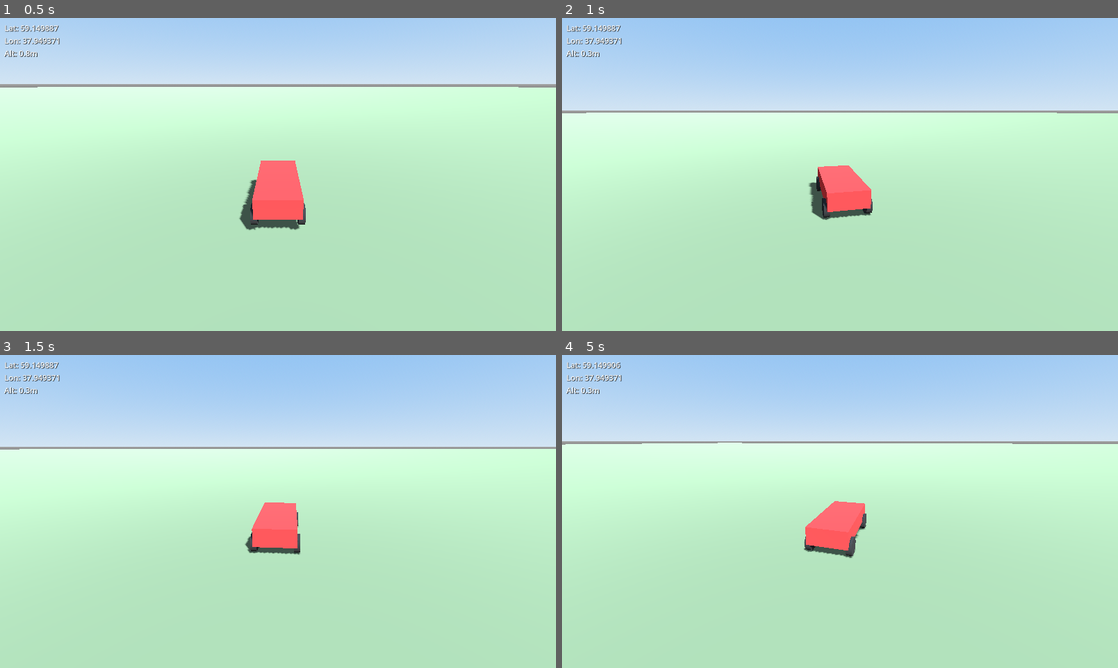
Above: before the commit, frames 1-4 (two rows, left to right).
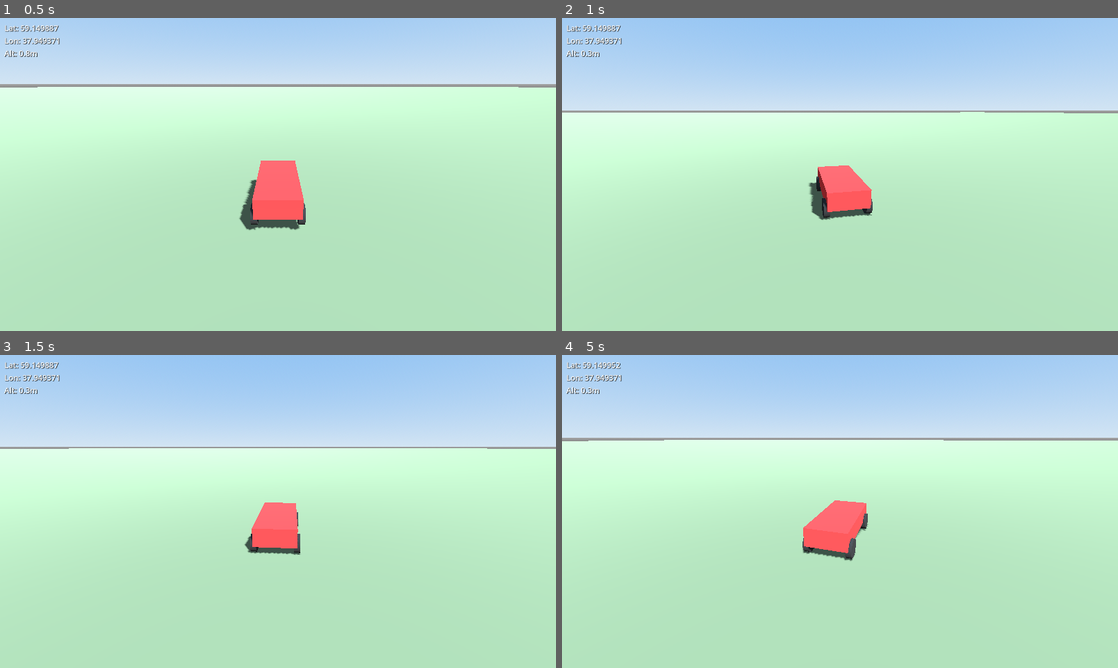
Above: after the commit, the same moments.

Repository: Krupnikas/osm-racing
Game: Godot game, scene res://main.tscn
The game is run twice, just before and just after one commit, with the same random seed, the same clock (stepped at 60 frames per second) and the same inputs.
Inputs (mouse positions are in pixels of both pictures, inside the frame that each line leads up to):
- Up to frame 1 (0.5 s): no input
- Up to frame 2 (1 s): tap Enter (ui_accept) at 0.5, 0.77 s; move the mouse to (867, 174) at 0.52 s; hold Up (ui_up) from 0.53 s (still down)
- Up to frame 3 (1.5 s): keep holding Up (ui_up); move the mouse to (250, 511) at 1.27 s
- Up to frame 4 (5 s): keep holding Up (ui_up); tap Enter (ui_accept) at 1.52, 3.02, 3.5, 3.77, 4.52 s; move the mouse to (851, 505) at 2.02 s; move the mouse to (834, 517) at 2.77 s; move the mouse to (878, 514) at 3.52 s; move the mouse to (795, 508) at 4.27 s

Frame 1 is identical in both runs. In frame 2, less than 0.1% of the frame differs, in the area x 0-91%, y 30-65%; in frame 3, 0.2%; in frame 4, 2.1%, in the area x 0-100%, y 2-66%.

Commit message:
Add server fallback, improve car power, add tests and docs
- Add multiple Overpass API servers with automatic retry on failure
- Increase car engine power (800), steering (0.5), brake (50)
- Fix road visibility with cull_mode disabled and correct vertex order
- Add unit tests for OSM loader (latlon_to_local, parse_osm_data)
- Add project documentation in docs/README.md

Co-Authored-By: Claude Opus 4.5 <noreply@anthropic.com>

Diff:
--- a/car/car.gd
+++ b/car/car.gd
@@ -1,13 +1,13 @@
 extends VehicleBody3D
 
 ## Сила двигателя
-@export var engine_power := 300.0
+@export var engine_power := 800.0
 ## Максимальный угол поворота колёс (радианы)
-@export var steering_limit := 0.4
+@export var steering_limit := 0.5
 ## Скорость поворота руля
-@export var steering_speed := 3.0
+@export var steering_speed := 5.0
 ## Сила торможения
-@export var brake_power := 30.0
+@export var brake_power := 50.0
 
 func _physics_process(delta: float) -> void:
 	# Руление (стрелки влево/вправо)
--- a/osm/osm_loader.gd
+++ b/osm/osm_loader.gd
@@ -4,12 +4,21 @@
 signal data_loaded(osm_data: Dictionary)
 signal load_failed(error: String)
 
-const OVERPASS_URL = "https://overpass-api.de/api/interpreter"
+# Список серверов Overpass API (fallback)
+const OVERPASS_SERVERS := [
+	"https://overpass.kumi.systems/api/interpreter",
+	"https://overpass-api.de/api/interpreter",
+	"https://maps.mail.ru/osm/tools/overpass/api/interpreter",
+]
 
 var http_request: HTTPRequest
 var center_lat: float
 var center_lon: float
 var radius_meters: float
+var current_server_index := 0
+var retry_count := 0
+var max_retries := 3
+var pending_query: String = ""
 
 func _ready() -> void:
 	http_request = HTTPRequest.new()
@@ -48,22 +57,40 @@
 out skel qt;
 """ % [bbox, bbox, bbox, bbox, bbox, bbox]
 
+	pending_query = query
+	current_server_index = 0
+	retry_count = 0
+	_send_request()
+
+func _send_request() -> void:
+	var server_url: String = OVERPASS_SERVERS[current_server_index]
 	var headers := ["Content-Type: application/x-www-form-urlencoded"]
-	var body := "data=" + query.uri_encode()
+	var body := "data=" + pending_query.uri_encode()
 
-	print("OSM: Loading area around %.6f, %.6f with radius %.0fm" % [lat, lon, radius])
-	var error := http_request.request(OVERPASS_URL, headers, HTTPClient.METHOD_POST, body)
+	print("OSM: Trying server %s (attempt %d)" % [server_url, retry_count + 1])
+	var error := http_request.request(server_url, headers, HTTPClient.METHOD_POST, body)
 
 	if error != OK:
-		load_failed.emit("HTTP request failed: " + str(error))
+		_try_next_server("HTTP request failed: " + str(error))
+
+func _try_next_server(reason: String) -> void:
+	print("OSM: Server failed - %s" % reason)
+	retry_count += 1
+
+	if retry_count < max_retries:
+		current_server_index = (current_server_index + 1) % OVERPASS_SERVERS.size()
+		print("OSM: Retrying with next server...")
+		_send_request()
+	else:
+		load_failed.emit("All servers failed after %d attempts. Last error: %s" % [max_retries, reason])
 
 func _on_request_completed(result: int, response_code: int, _headers: PackedStringArray, body: PackedByteArray) -> void:
 	if result != HTTPRequest.RESULT_SUCCESS:
-		load_failed.emit("Request failed with result: " + str(result))
+		_try_next_server("Request failed with result: " + str(result))
 		return
 
 	if response_code != 200:
-		load_failed.emit("HTTP error: " + str(response_code))
+		_try_next_server("HTTP error: " + str(response_code))
 		return
 
 	var json_string := body.get_string_from_utf8()
--- a/osm/osm_terrain_generator.gd
+++ b/osm/osm_terrain_generator.gd
@@ -99,7 +99,7 @@
 		_:
 			color = COLORS["road_residential"]
 
-	_create_path_mesh(nodes, width, color, 0.05)
+	_create_path_mesh(nodes, width, color, 0.1)
 
 func _create_path_mesh(nodes: Array, width: float, color: Color, height: float) -> void:
 	if nodes.size() < 2:
@@ -109,6 +109,19 @@
 	for node in nodes:
 		var local: Vector2 = osm_loader.latlon_to_local(node.lat, node.lon)
 		points.append(local)
+
+	# Создаём один меш для всей дороги
+	var mesh := MeshInstance3D.new()
+	var im := ImmediateMesh.new()
+	mesh.mesh = im
+
+	var material := StandardMaterial3D.new()
+	material.albedo_color = color
+	material.shading_mode = BaseMaterial3D.SHADING_MODE_UNSHADED
+	material.cull_mode = BaseMaterial3D.CULL_DISABLED  # Видно с обеих сторон
+	mesh.material_override = material
+
+	im.surface_begin(Mesh.PRIMITIVE_TRIANGLES)
 
 	for i in range(points.size() - 1):
 		var p1 := points[i]
@@ -116,34 +129,24 @@
 
 		var dir := (p2 - p1).normalized()
 		var perp := Vector2(-dir.y, dir.x) * width * 0.5
-
-		var mesh := MeshInstance3D.new()
-		var im := ImmediateMesh.new()
-		mesh.mesh = im
-
-		var material := StandardMaterial3D.new()
-		material.albedo_color = color
-		material.shading_mode = BaseMaterial3D.SHADING_MODE_UNSHADED
-		mesh.material_override = material
-
-		im.surface_begin(Mesh.PRIMITIVE_TRIANGLES)
 
 		var v1 := Vector3(p1.x - perp.x, height, p1.y - perp.y)
 		var v2 := Vector3(p1.x + perp.x, height, p1.y + perp.y)
 		var v3 := Vector3(p2.x + perp.x, height, p2.y + perp.y)
 		var v4 := Vector3(p2.x - perp.x, height, p2.y - perp.y)
 
-		im.surface_add_vertex(v1)
-		im.surface_add_vertex(v2)
-		im.surface_add_vertex(v3)
-
+		# Первый треугольник (порядок против часовой стрелки для нормали вверх)
 		im.surface_add_vertex(v1)
 		im.surface_add_vertex(v3)
+		im.surface_add_vertex(v2)
+
+		# Второй треугольник
+		im.surface_add_vertex(v1)
 		im.surface_add_vertex(v4)
-
-		im.surface_end()
-
-		add_child(mesh)
+		im.surface_add_vertex(v3)
+
+	im.surface_end()
+	add_child(mesh)
 
 func _create_building(nodes: Array, tags: Dictionary) -> void:
 	if nodes.size() < 3:
@@ -346,6 +349,7 @@
 	var material := StandardMaterial3D.new()
 	material.albedo_color = color
 	material.shading_mode = BaseMaterial3D.SHADING_MODE_UNSHADED
+	material.cull_mode = BaseMaterial3D.CULL_DISABLED  # Видно с обеих сторон
 	mesh.material_override = material
 
 	im.surface_begin(Mesh.PRIMITIVE_TRIANGLES)
@@ -359,9 +363,10 @@
 		var p1 := points[i]
 		var p2 := points[(i + 1) % points.size()]
 
+		# Порядок против часовой стрелки для нормали вверх
 		im.surface_add_vertex(Vector3(center.x, height, center.y))
+		im.surface_add_vertex(Vector3(p2.x, height, p2.y))
 		im.surface_add_vertex(Vector3(p1.x, height, p1.y))
-		im.surface_add_vertex(Vector3(p2.x, height, p2.y))
 
 	im.surface_end()
 
--- /dev/null
+++ b/tests/test_osm_loader.gd
@@ -0,0 +1,133 @@
+extends Node
+class_name TestOSMLoader
+
+# Тесты для OSMLoader
+# Запуск: добавить TestRunner в сцену и вызвать run_all_tests()
+
+var tests_passed := 0
+var tests_failed := 0
+var test_results := []
+
+func run_all_tests() -> void:
+	print("\n=== OSM Loader Tests ===\n")
+	tests_passed = 0
+	tests_failed = 0
+	test_results.clear()
+
+	# Запускаем все тесты
+	test_latlon_to_local_center()
+	test_latlon_to_local_offset()
+	test_latlon_to_local_negative()
+	test_parse_osm_data_empty()
+	test_parse_osm_data_nodes_only()
+	test_parse_osm_data_way_with_nodes()
+
+	# Выводим результаты
+	print("\n=== Results ===")
+	print("Passed: %d" % tests_passed)
+	print("Failed: %d" % tests_failed)
+	print("Total: %d" % (tests_passed + tests_failed))
+
+	if tests_failed > 0:
+		print("\nFailed tests:")
+		for result in test_results:
+			if not result.passed:
+				print("  - %s: %s" % [result.name, result.message])
+
+func _assert(condition: bool, test_name: String, message: String = "") -> void:
+	if condition:
+		tests_passed += 1
+		test_results.append({"name": test_name, "passed": true, "message": ""})
+		print("[PASS] %s" % test_name)
+	else:
+		tests_failed += 1
+		test_results.append({"name": test_name, "passed": false, "message": message})
+		print("[FAIL] %s - %s" % [test_name, message])
+
+func _assert_eq(actual, expected, test_name: String) -> void:
+	var condition := actual == expected
+	var message := "Expected %s, got %s" % [expected, actual]
+	_assert(condition, test_name, message)
+
+func _assert_near(actual: float, expected: float, tolerance: float, test_name: String) -> void:
+	var condition := abs(actual - expected) < tolerance
+	var message := "Expected ~%f (±%f), got %f" % [expected, tolerance, actual]
+	_assert(condition, test_name, message)
+
+# === Тесты latlon_to_local ===
+
+func test_latlon_to_local_center() -> void:
+	# В центре координаты должны быть (0, 0)
+	var loader := _create_mock_loader(59.149886, 37.949370)
+	var result := loader.latlon_to_local(59.149886, 37.949370)
+
+	_assert_near(result.x, 0.0, 0.01, "latlon_to_local: center X should be 0")
+	_assert_near(result.y, 0.0, 0.01, "latlon_to_local: center Y should be 0")
+
+func test_latlon_to_local_offset() -> void:
+	# Смещение на ~111 метров к северу (изменение широты на 0.001)
+	var loader := _create_mock_loader(59.149886, 37.949370)
+	var result := loader.latlon_to_local(59.150886, 37.949370)
+
+	_assert_near(result.x, 0.0, 0.01, "latlon_to_local: north offset X should be 0")
+	_assert_near(result.y, 111.0, 5.0, "latlon_to_local: north offset Y should be ~111m")
+
+func test_latlon_to_local_negative() -> void:
+	# Смещение на юг - должно быть отрицательным
+	var loader := _create_mock_loader(59.149886, 37.949370)
+	var result := loader.latlon_to_local(59.148886, 37.949370)
+
+	_assert(result.y < 0, "latlon_to_local: south offset Y should be negative")
+
+# === Тесты парсинга OSM данных ===
+
+func test_parse_osm_data_empty() -> void:
+	var loader := _create_mock_loader(59.149886, 37.949370)
+	var data := {"elements": []}
+	var result := loader._parse_osm_data(data)
+
+	_assert_eq(result.ways.size(), 0, "parse_osm_data: empty data should have 0 ways")
+	_assert_eq(result.nodes.size(), 0, "parse_osm_data: empty data should have 0 nodes")
+
+func test_parse_osm_data_nodes_only() -> void:
+	var loader := _create_mock_loader(59.149886, 37.949370)
+	var data := {
+		"elements": [
+			{"type": "node", "id": 1, "lat": 59.15, "lon": 37.95},
+			{"type": "node", "id": 2, "lat": 59.16, "lon": 37.96}
+		]
+	}
+	var result := loader._parse_osm_data(data)
+
+	_assert_eq(result.nodes.size(), 2, "parse_osm_data: should parse 2 nodes")
+	_assert_eq(result.ways.size(), 0, "parse_osm_data: should have 0 ways without way elements")
+
+func test_parse_osm_data_way_with_nodes() -> void:
+	var loader := _create_mock_loader(59.149886, 37.949370)
+	var data := {
+		"elements": [
+			{"type": "node", "id": 1, "lat": 59.15, "lon": 37.95},
+			{"type": "node", "id": 2, "lat": 59.16, "lon": 37.96},
+			{"type": "node", "id": 3, "lat": 59.17, "lon": 37.97},
+			{
+				"type": "way",
+				"id": 100,
+				"nodes": [1, 2, 3],
+				"tags": {"highway": "residential", "name": "Test Street"}
+			}
+		]
+	}
+	var result := loader._parse_osm_data(data)
+
+	_assert_eq(result.ways.size(), 1, "parse_osm_data: should parse 1 way")
+	_assert_eq(result.ways[0].nodes.size(), 3, "parse_osm_data: way should have 3 nodes")
+	_assert_eq(result.ways[0].tags.get("highway"), "residential", "parse_osm_data: should preserve tags")
+
+# === Вспомогательные функции ===
+
+func _create_mock_loader(center_lat: float, center_lon: float) -> Node:
+	var OSMLoaderScript = preload("res://osm/osm_loader.gd")
+	var loader := OSMLoaderScript.new()
+	loader.center_lat = center_lat
+	loader.center_lon = center_lon
+	return loader
--- /dev/null
+++ b/tests/test_runner.gd
@@ -0,0 +1,44 @@
+extends Node
+class_name TestRunner
+
+# Запускает все тесты проекта
+# Добавьте этот скрипт в сцену и вызовите run_all() или запустите test_runner.tscn
+
+const TestOSMLoaderScript = preload("res://tests/test_osm_loader.gd")
+
+var total_passed := 0
+var total_failed := 0
+
+func _ready() -> void:
+	# Автоматически запускаем тесты при старте сцены
+	run_all()
+
+func run_all() -> void:
+	print("\n" + "=".repeat(50))
+	print("       RUNNING ALL TESTS")
+	print("=".repeat(50))
+
+	total_passed = 0
+	total_failed = 0
+
+	# OSM Loader Tests
+	var osm_tests := TestOSMLoaderScript.new()
+	osm_tests.run_all_tests()
+	total_passed += osm_tests.tests_passed
+	total_failed += osm_tests.tests_failed
+
+	# Итоговый результат
+	print("\n" + "=".repeat(50))
+	print("       FINAL RESULTS")
+	print("=".repeat(50))
+	print("Total Passed: %d" % total_passed)
+	print("Total Failed: %d" % total_failed)
+
+	if total_failed == 0:
+		print("\n*** ALL TESTS PASSED ***")
+	else:
+		print("\n*** SOME TESTS FAILED ***")
+		# Выход с кодом ошибки для CI
+		# get_tree().quit(1)
+
+	print("=".repeat(50) + "\n")
--- /dev/null
+++ b/tests/test_runner.tscn
@@ -0,0 +1,6 @@
+[gd_scene load_steps=2 format=3 uid="uid://tests_runner"]
+
+[ext_resource type="Script" path="res://tests/test_runner.gd" id="1_runner"]
+
+[node name="TestRunner" type="Node"]
+script = ExtResource("1_runner")
Not shown, added: docs/README.md
